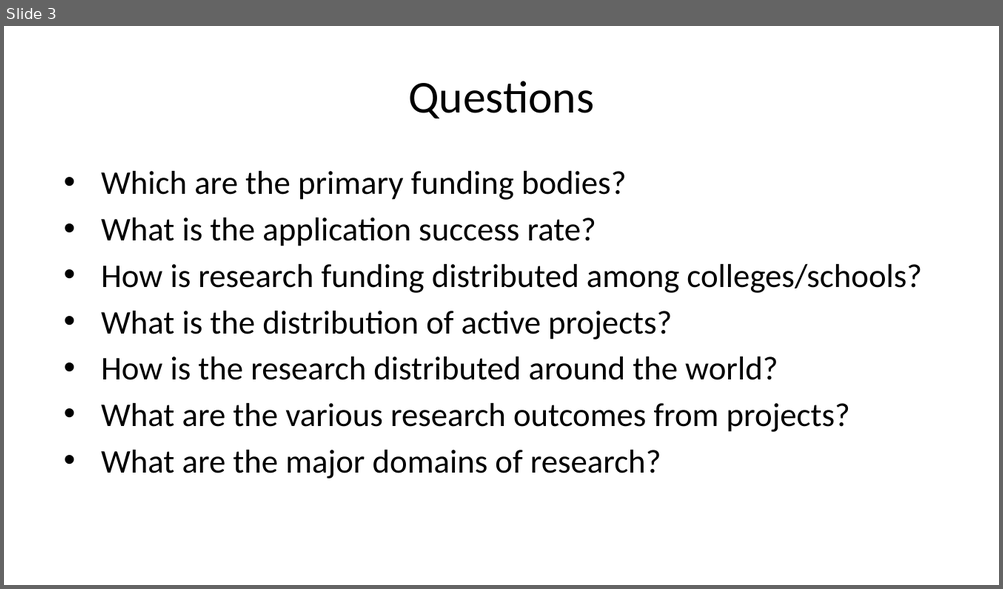
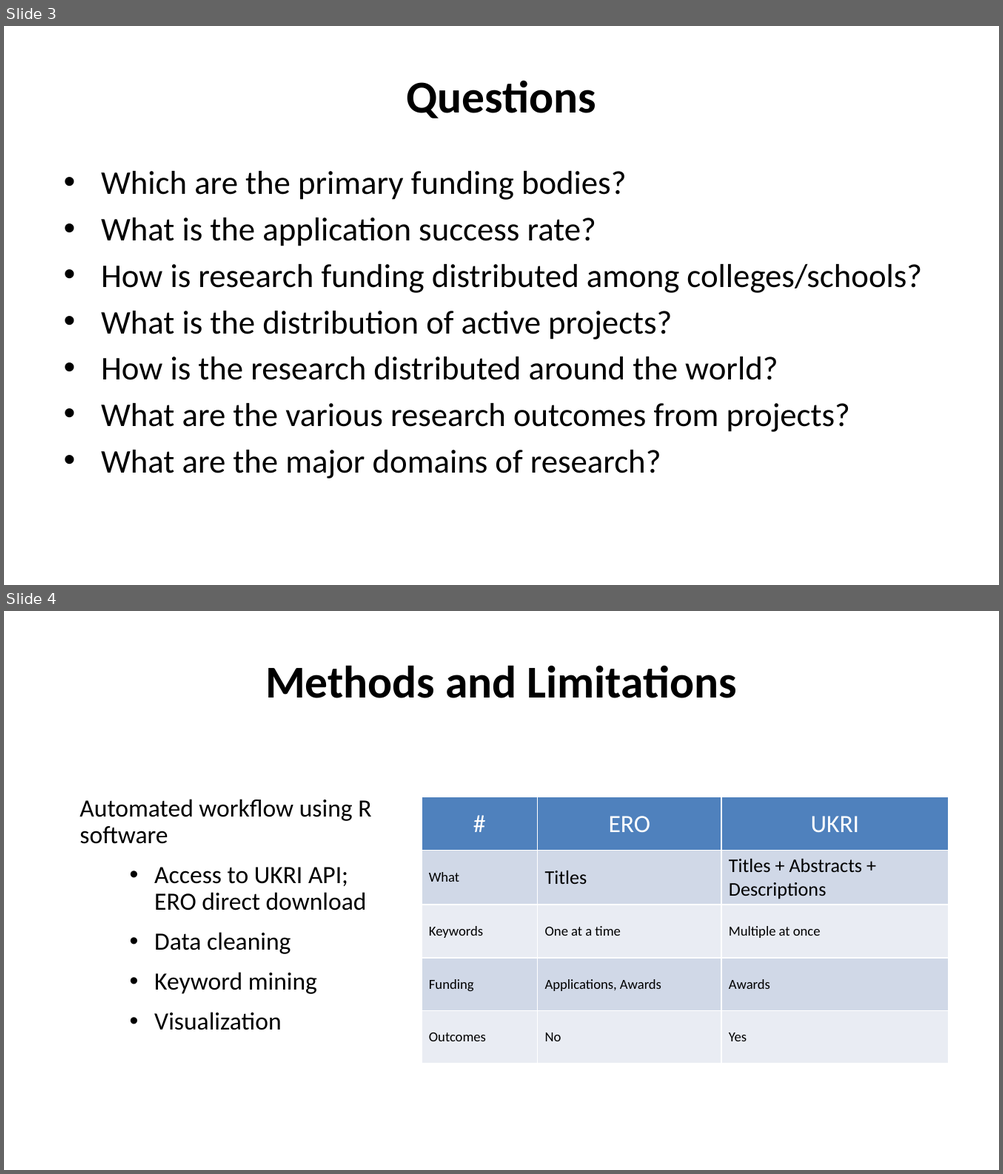
Before and after one commit to edinburgh-earth-initiative/climate_research_impact, a slide deck: Presentation_climate_research.pptx. Shown one above the other, each under a label of ours: slide 3 before the commit, slides 3 and 4 after it. The pictures are 1003x589 and 1003x1174 pixels, drawn with LibreOffice and Linux fonts; fonts in the diff are those of the drawing. Boxes give left, top, right and bottom in pixels: in the first picture for what was removed or moved away, otherwise in the second. Text is boxed around its words. In the diff, an @@ line names an element or a change of style, - is before the commit and + after.

```diff
--- a/Presentation_climate_research.pptx
+++ b/Presentation_climate_research.pptx
@@ slide 4 added at (4, 611, 999, 1170), background #FFFFFF @@
@@ title added at (265, 665, 737, 698), 33 pt, text #000000, bold @@
+Methods and Limitations
@@ text added at (79, 799, 371, 1031), 18 pt, text #000000 @@
+Automated workflow using R software
+  • Access to UKRI API; ERO direct download
+  • Data cleaning
+  • Keyword mining
+  • Visualization
@@ table added at (421, 797, 949, 1064), 5 rows, 3 columns @@
+# | ERO | UKRI
+What | Titles | Titles + Abstracts + Descriptions
+Keywords | One at a time | Multiple at once
+Funding | Applications, Awards | Awards
+Outcomes | No | Yes
@@ slide 3 changed as well @@
@@ title "Questions" at (406, 80, 596, 118): bold on @@
```
Also in this commit, not shown: 11 other slides changed, 2 other slides added, 1 slide removed, 55 other files.
